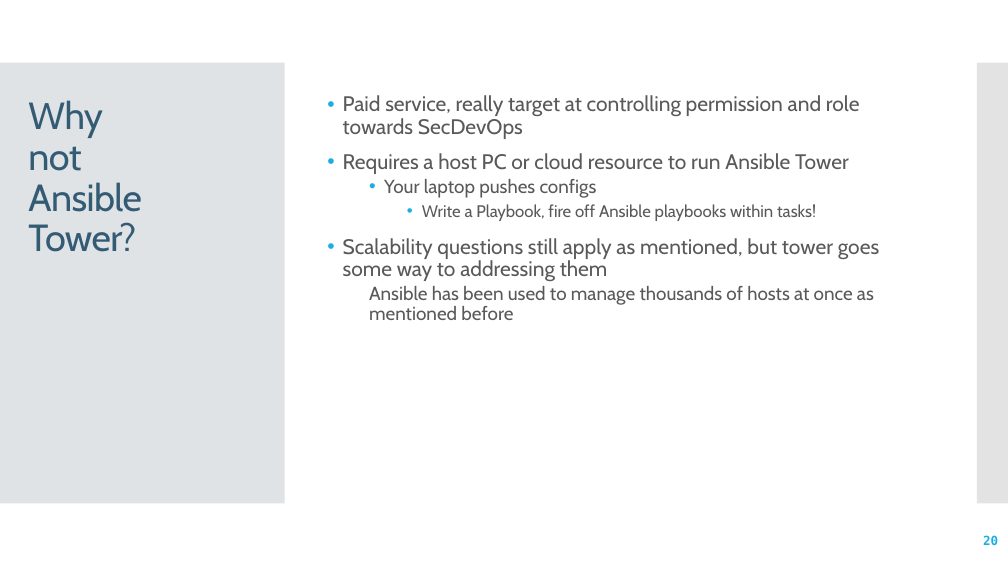
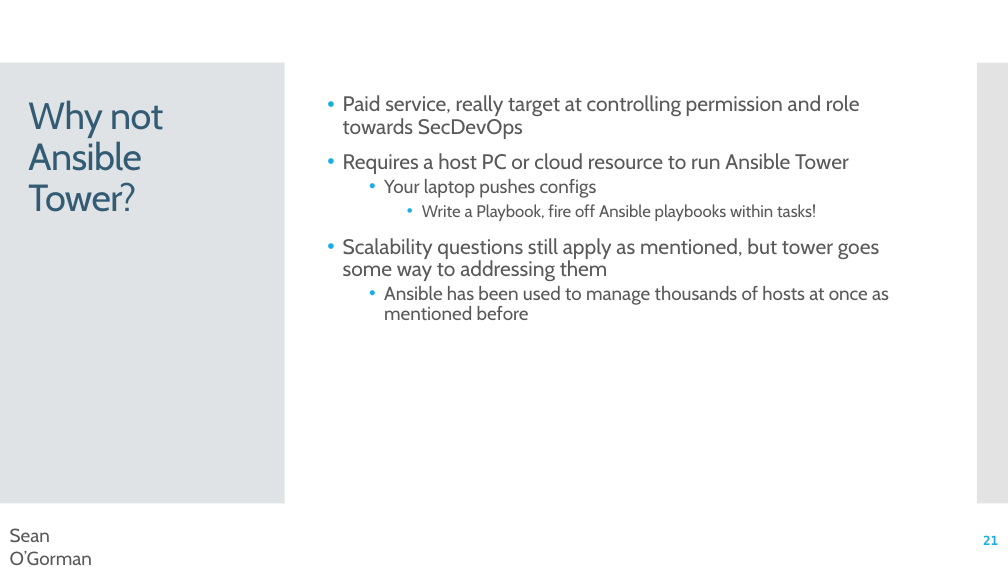
Before and after one commit to reideast/ansible-sandbox, a slide deck: slide 21 of Ansible ABC's and Tower Tips.pptx (slide 20 before the commit). Drawn at 1008x567 pixels with LibreOffice and Linux fonts; fonts in the diff are those of the drawing. Boxes give left, top, right and bottom in pixels: in the first picture for what was removed or moved away, otherwise in the second. Text is boxed around its words. In the diff, an @@ line names an element or a change of style, - is before the commit and + after.

```diff
--- a/Ansible ABC's and Tower Tips.pptx
+++ b/Ansible ABC's and Tower Tips.pptx
@@ title "Why not Ansible Tower?" rewrapped from [28, 100, 141, 252] to [28, 100, 163, 212] @@
@@ text at [384, 286, 889, 320]: bullet none to • @@
@@ text added at [10, 528, 92, 565], 18 pt, text #595959 @@
+Sean O’Gorman
@@ page number at [983, 535, 998, 545]: text changed @@
-20
+21
```
Also in this commit, not shown: 19 other slides changed, 1 slide added.
